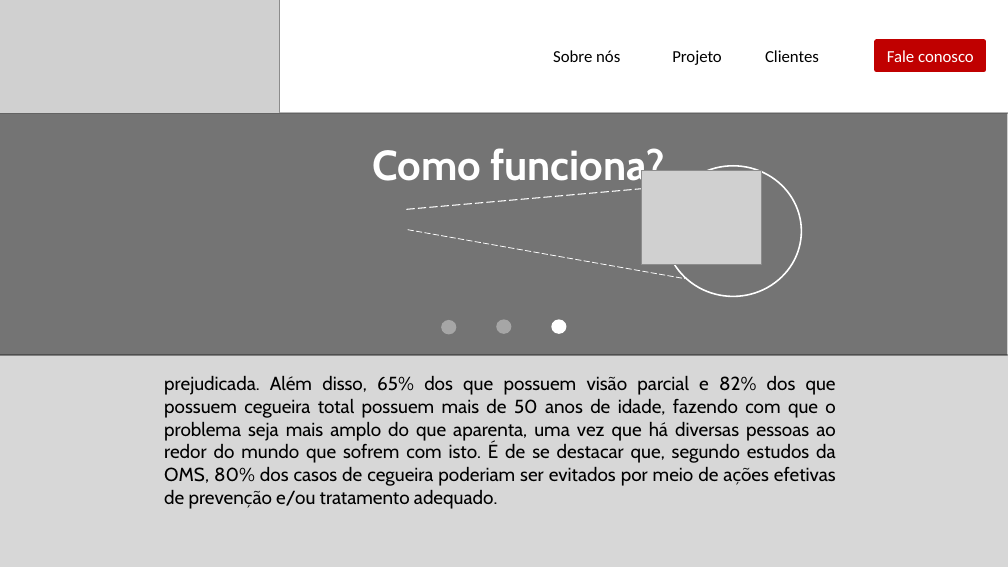
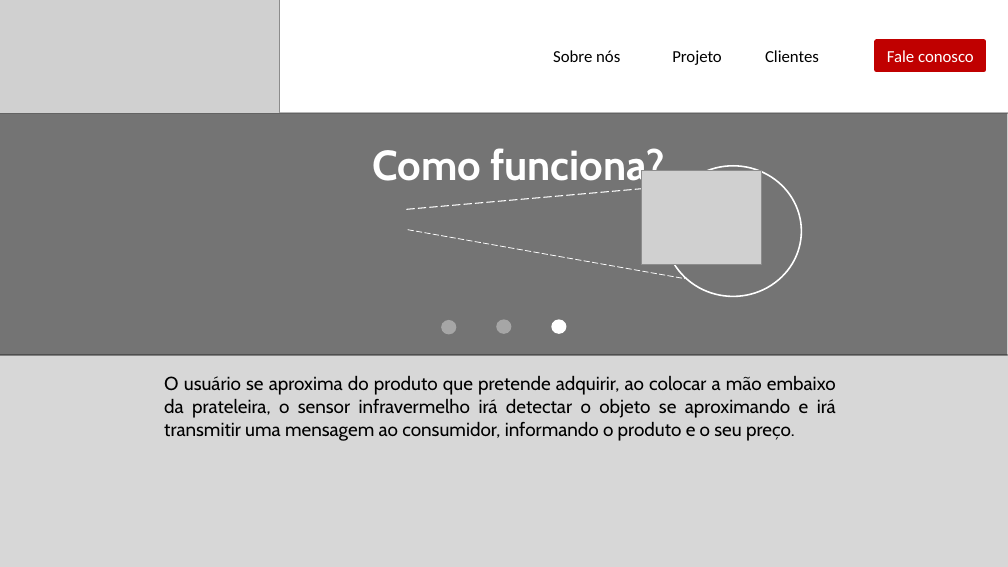
Before and after one commit to manoelalmeida-io/BlindMarket, a slide deck: slide 7 of Site-BlindMarket/BlindMarket-ModeloSite.ppsx. Drawn at 1008x567 pixels with LibreOffice and Linux fonts; fonts in the diff are those of the drawing; grey boxes stand for pictures. Boxes give left, top, right and bottom in pixels: in the first picture for what was removed or moved away, otherwise in the second. Text is boxed around its words. In the diff, an @@ line names an element or a change of style, - is before the commit and + after.

```diff
--- a/Site-BlindMarket/BlindMarket-ModeloSite.ppsx
+++ b/Site-BlindMarket/BlindMarket-ModeloSite.ppsx
@@ text at [164,376,836,441]: text changed @@
-prejudicada. Além disso, 65% dos que possuem visão parcial e 82% dos que possuem cegueira total possuem mais de 50 anos de idade, fazendo com que o problema seja mais amplo do que aparenta, uma vez que há diversas pessoas ao redor do mundo que sofrem com isto. É de se destacar que, segundo estudos da OMS, 80% dos casos de cegueira poderiam ser evitados por meio de ações efetivas de prevenção e/ou tratamento adequado.
+O usuário se aproxima do produto que pretende adquirir, ao colocar a mão embaixo da prateleira, o sensor infravermelho irá detectar o objeto se aproximando e irá transmitir uma mensagem ao consumidor, informando o produto e o seu preço.
```
Also in this commit, not shown: 1 other slide changed.
